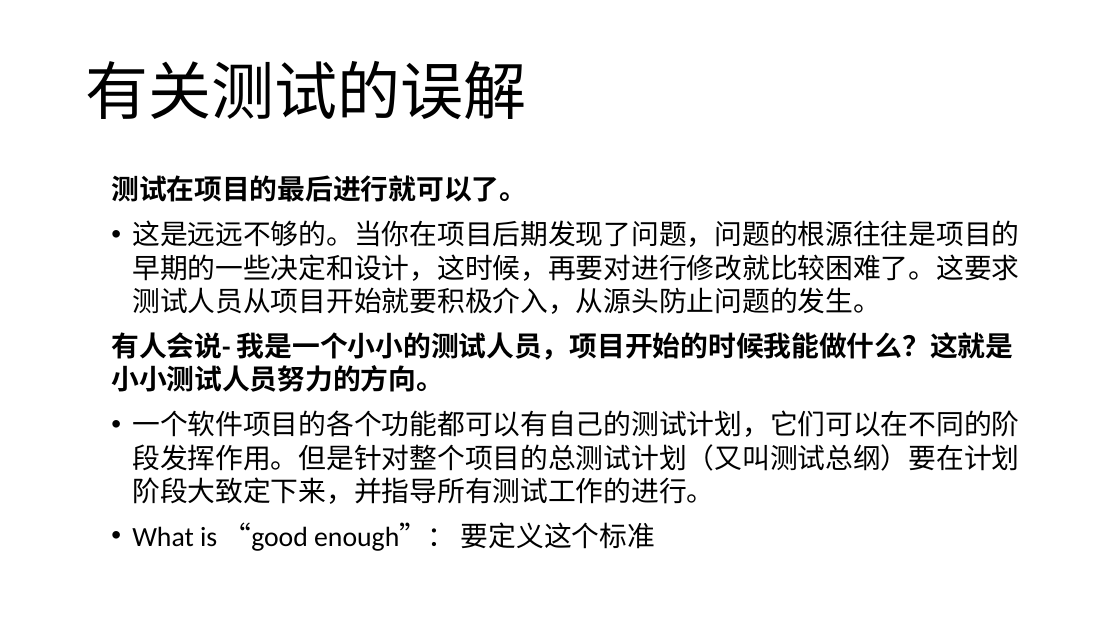
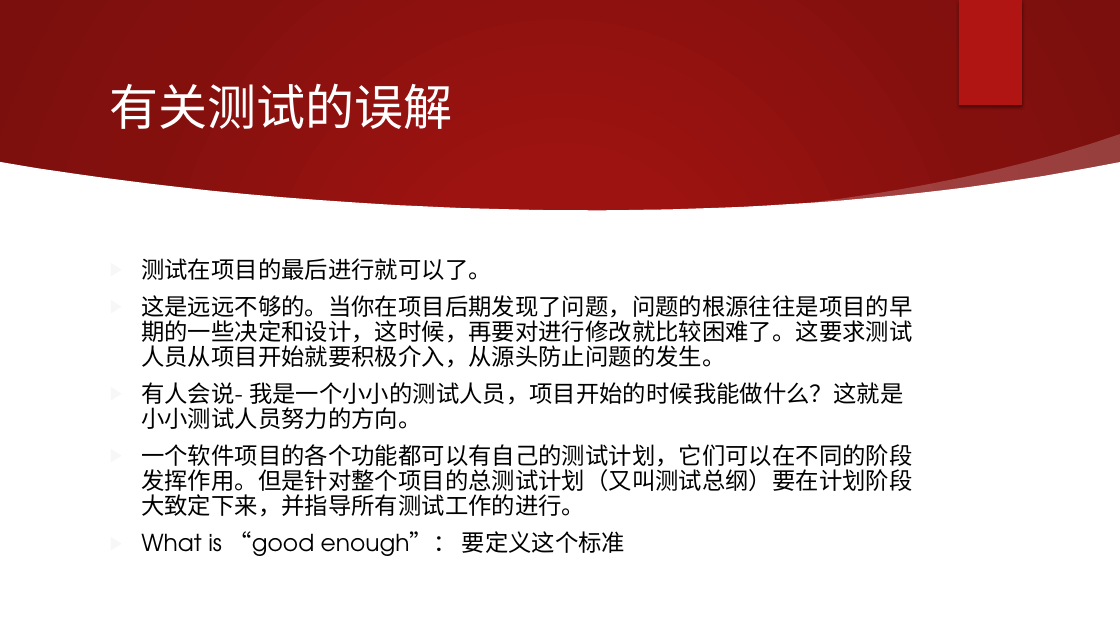
Before and after one commit to xinase/ASE, a slide deck: slide 12 of chapter13/ASE_13_Testing.pptx. Drawn at 1120x630 pixels with LibreOffice and Linux fonts; fonts in the diff are those of the drawing; background and template pictures are left out. Boxes give left, top, right and bottom in pixels: in the first picture for what was removed or moved away, otherwise in the second. Text is boxed around its words. In the diff, an @@ line names an element or a change of style, - is before the commit and + after.

```diff
--- a/chapter13/ASE_13_Testing.pptx
+++ b/chapter13/ASE_13_Testing.pptx
@@ rectangle added at <box>0,0,1120,630</box>, fill gradient #9D1311 to #84100E to #7B0F0D @@
@@ rectangle added at <box>959,0,1022,105</box>, fill #B01513 @@
@@ title "有关测试的误解": place and size @@
-title "有关测试的误解" at <box>85,61,526,119</box>
+title "有关测试的误解" at <box>110,83,453,129</box>
@@ title "有关测试的误解" at <box>110,83,453,129</box>: size 54 to 42 pt, font Calibri to TeX Gyre Adventor, text colour gradient #FFFFFF to #000000 to #FFFFFF; line spacing 0.9 to 1 @@
@@ freeform shape added at <box>802,134,1120,210</box>, fill #FFFFFF at 20% opacity @@
@@ freeform shape added at <box>0,162,1120,630</box>, fill #FFFFFF @@
@@ ellipse added at <box>791,154,1049,413</box>, fill gradient #F3F3F3 @@
@@ text "测试在项目的最后进行就可以了。": place and size @@
-text "测试在项目的最后进行就可以了。" at <box>111,175,1019,551</box>
+text "测试在项目的最后进行就可以了。" at <box>141,258,912,556</box>
@@ text "测试在项目的最后进行就可以了。" at <box>141,258,912,556</box>: size 23.8 to 20 pt, font Calibri to TeX Gyre Adventor, text colour gradient #FFFFFF to #000000 to #000000; bold off in "测试在项目的最后进行就可以了。", "有人会说- 我是一个小小的测试人员，项目开始的时候我能做什么？这就是小小测试人员努力的方向。"; bullet none to ▶; line spacing 1 to 0.9; bullet • to ▶ @@
```
Also in this commit, not shown: 43 other slides changed.
